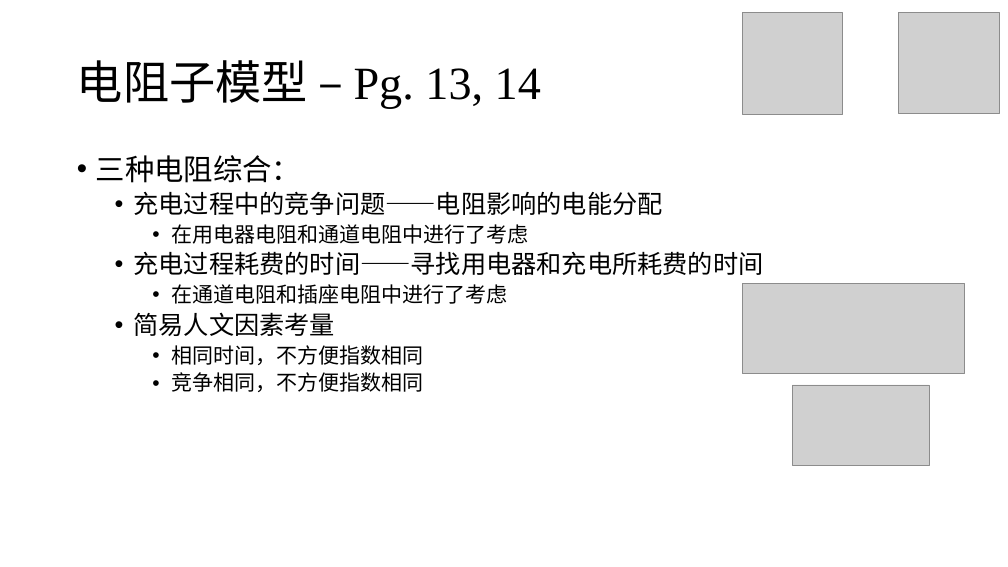
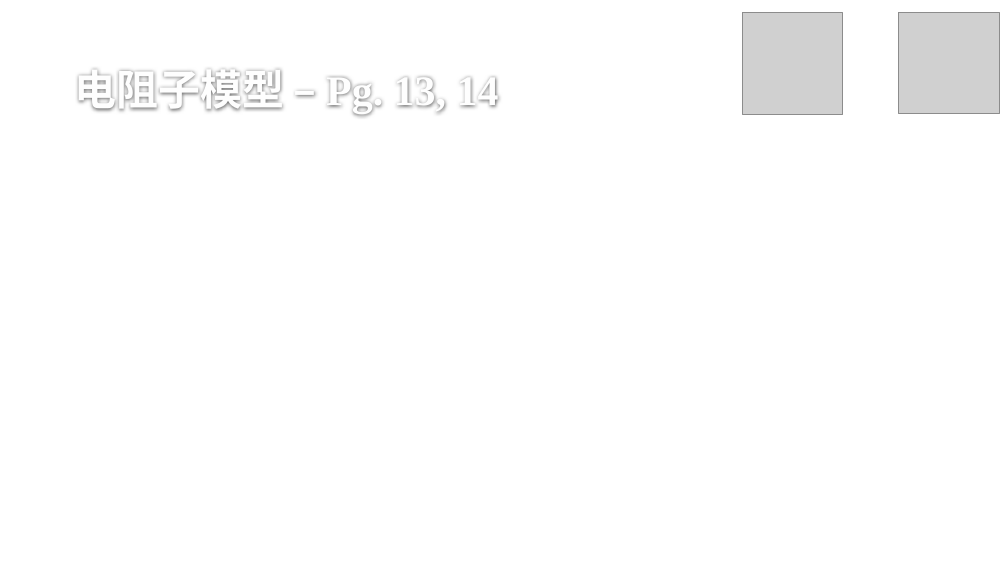
Before and after one commit to stOOrz-Science-Mind/2019_HiMCM_A_10005, a slide deck: slide 29 of 10005.pptx. Drawn at 1008x567 pixels with LibreOffice and Linux fonts; fonts in the diff are those of the drawing; grey boxes stand for pictures; background and template pictures are left out. Boxes give left, top, right and bottom in pixels: in the first picture for what was removed or moved away, otherwise in the second. Text is boxed around its words. In the diff, an @@ line names an element or a change of style, - is before the commit and + after.

```diff
--- a/10005.pptx
+++ b/10005.pptx
@@ title "电阻子模型 – Pg. 13, 14" moved from (x1=77, y1=60, x2=541, y2=109) to (x1=75, y1=70, x2=499, y2=113) @@
@@ title "电阻子模型 – Pg. 13, 14" at (x1=75, y1=70, x2=499, y2=113): size 44 to 40 pt, text colour #000000 to #FEFEFE, bold on; line spacing 0.9 to 1; vertical alignment middle to bottom @@
@@ text removed at (x1=96, y1=155, x2=764, y2=392) @@
-• 三种电阻综合：
-  • 充电过程中的竞争问题——电阻影响的电能分配
-    • 在用电器电阻和通道电阻中进行了考虑
-  • 充电过程耗费的时间——寻找用电器和充电所耗费的时间
-    • 在通道电阻和插座电阻中进行了考虑
-  • 简易人文因素考量
-    • 相同时间，不方便指数相同
-    • 竞争相同，不方便指数相同
@@ picture removed at (x1=743, y1=284, x2=965, y2=374) @@
@@ picture removed at (x1=792, y1=385, x2=929, y2=466) @@
```
Also in this commit, not shown: 43 other slides changed, 1 slide added.
